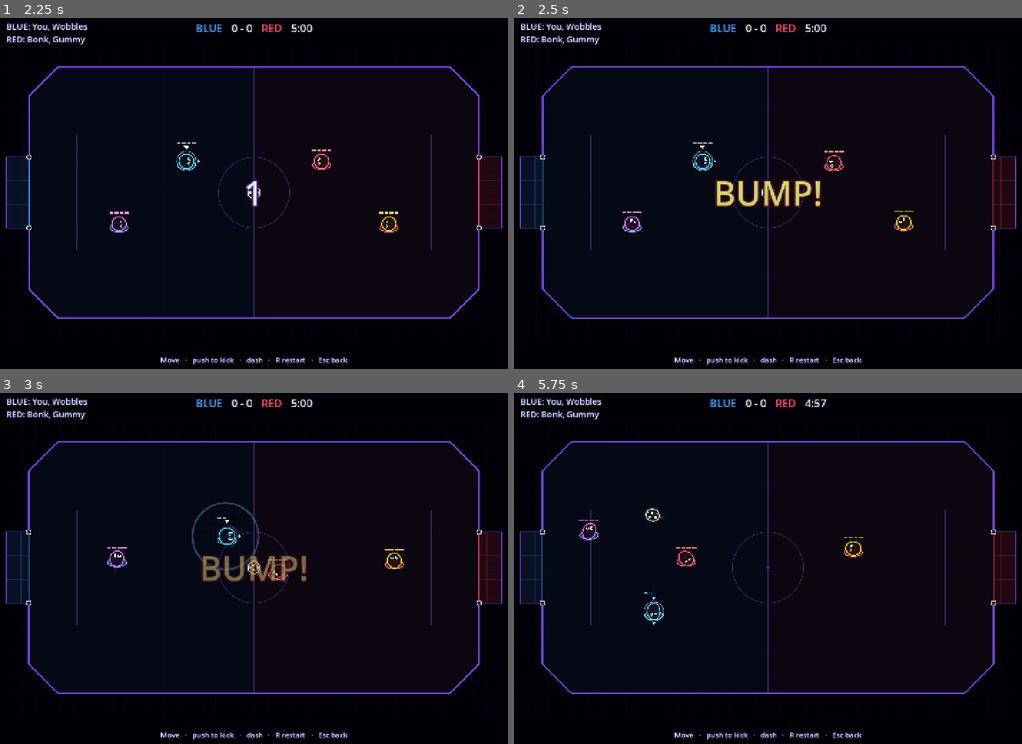
Above: before the commit, frames 1-4 (two rows, left to right).
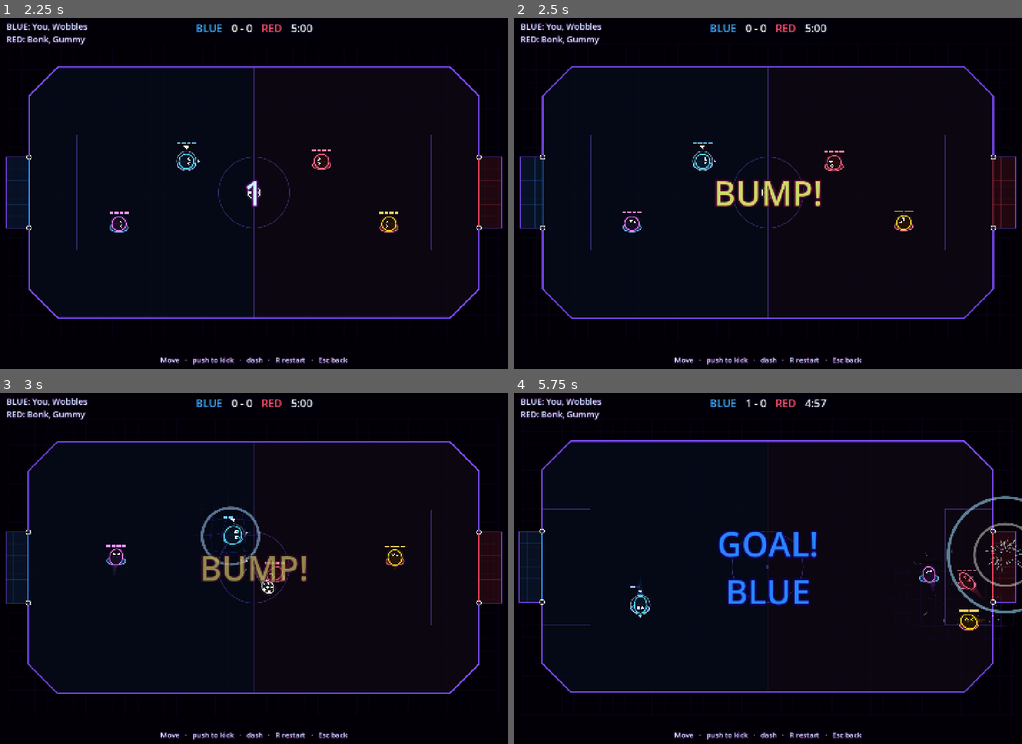
Above: after the commit, the same moments.

Repository: mrjkey/blobs
Game: Godot game, scene res://modes/football/football.tscn
The game is run twice, just before and just after one commit, with the same random seed, the same clock (stepped at 60 frames per second) and the same inputs. This scene is started directly instead of the project's main scene.
Inputs (mouse positions are in pixels of both pictures, inside the frame that each line leads up to):
- Up to frame 1 (2.25 s): tap Enter at 0.5, 1.25, 2 s; move the mouse to (365, 175) at 0.52 s; hold Right (ui_right) 0.53-1.25 s; tap Space (push) at 0.6 s; click (365, 175) at 0.67 s; drag from (152, 211) to (228, 263) at 1.27 s; move the mouse to (304, 116) at 2.02 s; hold Right (ui_right) from 2.03 s (still down); tap Tab at 2.1 s
- Up to frame 2 (2.5 s): keep holding Right (ui_right); tap Space (push) at 2.3 s
- Up to frame 3 (3 s): release Right (ui_right) at 2.75 s; tap Enter at 2.75 s; drag from (228, 638) to (101, 515) at 2.77 s
- Up to frame 4 (5.75 s): tap Enter at 3.5, 4.25 s; move the mouse to (920, 621) at 3.52 s; hold Left (ui_left) 3.53-4.25 s; tap Keypad Enter at 3.6 s; tap Space (push) at 3.8, 5.3 s; drag from (615, 515) to (691, 480) at 4.27 s; move the mouse to (793, 568) at 5.02 s; hold S from 5.03 s (still down); tap E at 5.1 s; click (793, 568) at 5.17 s

Frame 1 is identical in both runs. In frame 2, less than 0.1% of the frame differs, in the area x 21-79%, y 55-62%; in frame 3, 2.6%; in frame 4, 6.2%, in the area x 0-100%, y 1-86%.

Commit message:
more fun changes

Diff:
--- a/entities/ball/ball.gd
+++ b/entities/ball/ball.gd
@@ -24,9 +24,29 @@
 	color = GameTheme.current().value("ball.color", BallBody.COLOR)
 
 
-## Back to `pos`, still (kick-off).
+## Scored: it bursts and is gone until reset(). It stays in its groups, but
+## with `alive` off nothing moves it, hits it or counts it.
+func explode() -> void:
+	if not alive:
+		return
+	alive = false
+	visible = false
+	Juice.burst(global_position, color, 30, 620.0)
+	Juice.burst(global_position, Color.WHITE, 14, 380.0)
+	Juice.shockwave(global_position, radius, radius * 6.0, color.lightened(0.3), 0.35)
+	Sfx.play("burst", randf_range(0.8, 0.9))
+	halt()
+
+
+## Back to `pos`, still and in play again (kick-off).
 func reset(pos: Vector2) -> void:
+	alive = true
+	visible = true
 	global_position = pos
-	vel = Vector2.ZERO
-	stun = 0.0
+	halt()
 	body.swell = -0.6 # pops back in
+
+
+## A ball never dies like a blob (no spin and fade, never freed): explode() hides it.
+func _process(_delta: float) -> void:
+	pass
--- a/entities/blob/blob.gd
+++ b/entities/blob/blob.gd
@@ -497,6 +497,23 @@
 	body.bump(n, speed)
 
 
+## Stop dead and drop anything under way (a windup, a dash, the shield, a
+## stun, slime, buffered presses), e.g. when a kick-off puts it back on its spot.
+func halt() -> void:
+	vel = Vector2.ZERO
+	move_dir = Vector2.ZERO
+	stun = 0.0
+	dash_t = 0.0
+	windup = 0.0
+	shield_t = 0.0
+	slime_t = 0.0
+	push_buffer = 0.0
+	dash_buffer = 0.0
+	slash_buffer = 0.0
+	spit_buffer = 0.0
+	shield_buffer = 0.0
+
+
 ## Hit by a spit of colour `col`: slippery for `stats.slime_time` (another hit
 ## starts it again), and it loses energy, but never below
 ## `stats.slime_drain_floor`, so it can still shield. The meters flash.
--- a/entities/blob/stats/default.tres
+++ b/entities/blob/stats/default.tres
@@ -4,7 +4,7 @@
 
 [resource]
 script = ExtResource("1_iobdg")
-base_speed = 400.0
+base_speed = 500.0
 base_accel = 2000.0
 slime_time = 2.5
 metadata/_custom_type_script = "uid://bmd7bm8g5o2uj"
--- a/entities/controllers/bot_brain.gd
+++ b/entities/controllers/bot_brain.gd
@@ -49,6 +49,9 @@
 
 func _physics_process(delta: float) -> void:
 	if not me.alive or not me.active:
+		me.move_dir = Vector2.ZERO # frozen (a countdown, a kick-off): stand still
+		_steer = Vector2.ZERO
+		_attack_timer = 0.0
 		return
 	if not level.moves:
 		me.move_dir = Vector2.ZERO
--- a/entities/controllers/football_bot_brain.gd
+++ b/entities/controllers/football_bot_brain.gd
@@ -20,6 +20,9 @@
 	var ball := get_tree().get_first_node_in_group("balls") as Blob
 	if pitch == null or ball == null or me.team < 0:
 		_desired = Vector2.ZERO
+		return
+	if not ball.alive: # scored and gone until the kick-off: drift back toward our half
+		_desired = _arrive(pitch.own_goal(me.team).lerp(pitch.global_position, 0.6), 60.0)
 		return
 	_react_to_threats()
 	if randf() < 0.1:
--- a/level/arenas/pitch/pitch.gd
+++ b/level/arenas/pitch/pitch.gd
@@ -110,6 +110,8 @@
 	if Engine.is_editor_hint() or not counting:
 		return
 	for ball: Blob in get_tree().get_nodes_in_group("balls"):
+		if not ball.alive:
+			continue
 		var x := ball.global_position.x - global_position.x
 		if absf(x) > size.x * 0.5 + ball.radius:
 			counting = false
--- a/level/arenas/track/track_settings.tres
+++ b/level/arenas/track/track_settings.tres
@@ -5,5 +5,4 @@
 [resource]
 script = ExtResource("1_script")
 belt_height = 1400.0
-scroll_start = 100.0
-scroll_max = 150.0
+scroll_ramp_time = 0.1
--- a/modes/football/football_game.gd
+++ b/modes/football/football_game.gd
@@ -1,8 +1,8 @@
 extends GameMode
 ## Football: two teams push a ball into each other's goal. Seats alternate
 ## between the teams (ModeInfo.team_of: P1 and P3 against P2 and P4); team 0
-## defends the left goal. After a goal play stops, everyone goes back to
-## their half and the game kicks off again. The match ends when the clock
+## defends the left goal. After a goal the ball bursts, play stops, everyone
+## goes back to their half, frozen until GO, and the game kicks off again. The match ends when the clock
 ## runs out (the TIME option; level scores go to a golden goal) or when a
 ## team reaches the goal count (GOALS), whichever comes first.
 
@@ -100,6 +100,8 @@
 	if state != State.PLAYING:
 		return
 	score[team] += 1
+	if scored is Ball:
+		(scored as Ball).explode()
 	var col := GameTheme.current().team_color(team)
 	Juice.burst(scored.global_position, col.lightened(0.3), 40, 520.0)
 	Juice.shockwave(scored.global_position, 20.0, 260.0, col.lightened(0.4), 0.5)
@@ -122,9 +124,7 @@
 			continue
 		b.active = false
 		b.global_position = _kickoff_spots[b]
-		b.vel = Vector2.ZERO
-		b.stun = 0.0
-		b.dash_t = 0.0
+		b.halt()
 		b.body.look = (pitch.global_position - b.global_position).normalized()
 
 
